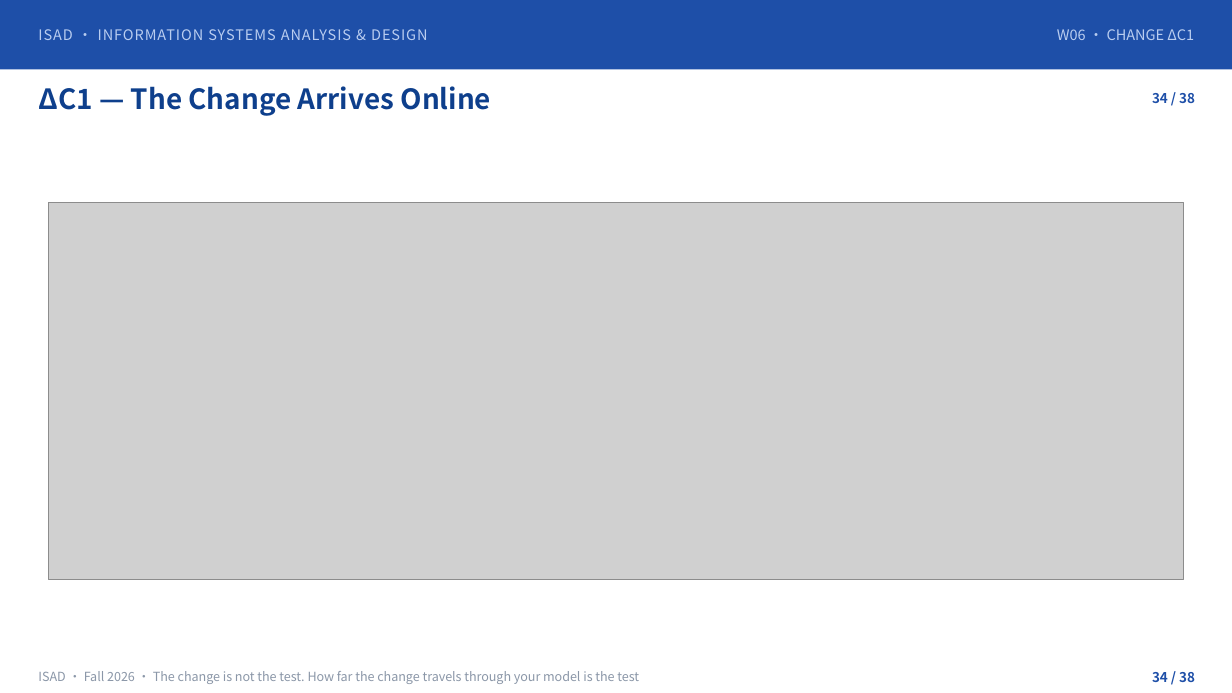
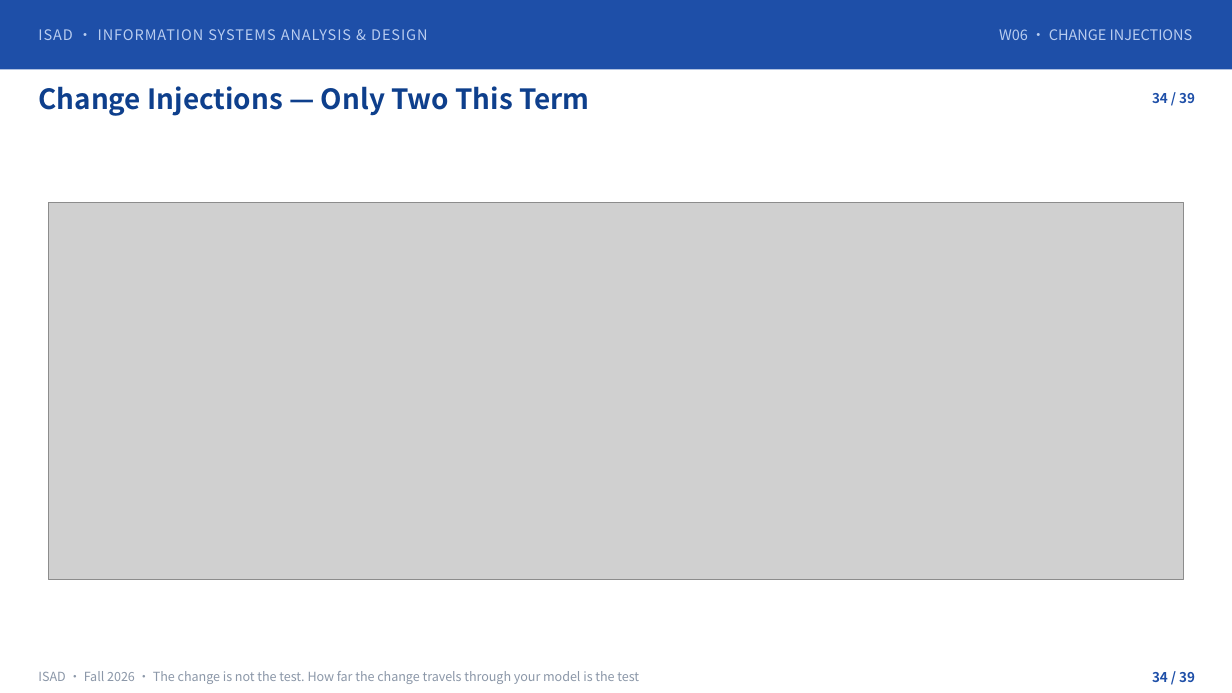
Before and after one commit to klausren/isad-course, a slide deck: slide 34 of 01-slides/W06-Domain-Modeling.pptx. Drawn at 1232x693 pixels with LibreOffice and Linux fonts; fonts in the diff are those of the drawing; grey boxes stand for pictures. Boxes give left, top, right and bottom in pixels: in the first picture for what was removed or moved away, otherwise in the second. Text is boxed around its words. In the diff, an @@ line names an element or a change of style, - is before the commit and + after.

Commit message:
W06 deck: add the closing task list and align it with the team's own topic
The team chose AI Skin Analysis and wrote twelve functional
requirements. The deck's worked examples, the noun-scan exercise and
the new final slide all use their material instead of the old fixed
case, and the Chinese edition is kept in step with the English one.

Slide 39 is the checklist they finish before leaving the room: scan
your own nouns, classify and draw, make one open decision, close out
M0 and tag m0. It carries the tag commands on the slide because this
is the first session where the protocol is actually exercised rather
than described.

Two corrections came with it. The old deck still taught delta-C1,
which was cancelled on 2026-10-15; only delta-C2 and delta-C3 remain,
and slides 34 to 36 now say so. The eight-class floor replaces the
old ten-class target, and slide 26 was rebuilt as a full-width page
showing where their own classes come from, which entities are outside
the boundary, and what the number is for.

Marks are unchanged.

```diff
--- a/01-slides/W06-Domain-Modeling.pptx
+++ b/01-slides/W06-Domain-Modeling.pptx
@@ text at [999,29,1193,40]: text changed @@
-W06 · CHANGE ΔC1
+W06 · CHANGE INJECTIONS
@@ text removed at [38,86,492,116] @@
-ΔC1 — The Change Arrives Online
@@ text added at [38,86,589,116], 21.8 pt, text #0E3F8C, bold @@
+Change Injections — Only Two This Term
```
Also in this commit, not shown: 28 other slides changed, 2 slides added, 1 slide removed, 1 other file.
